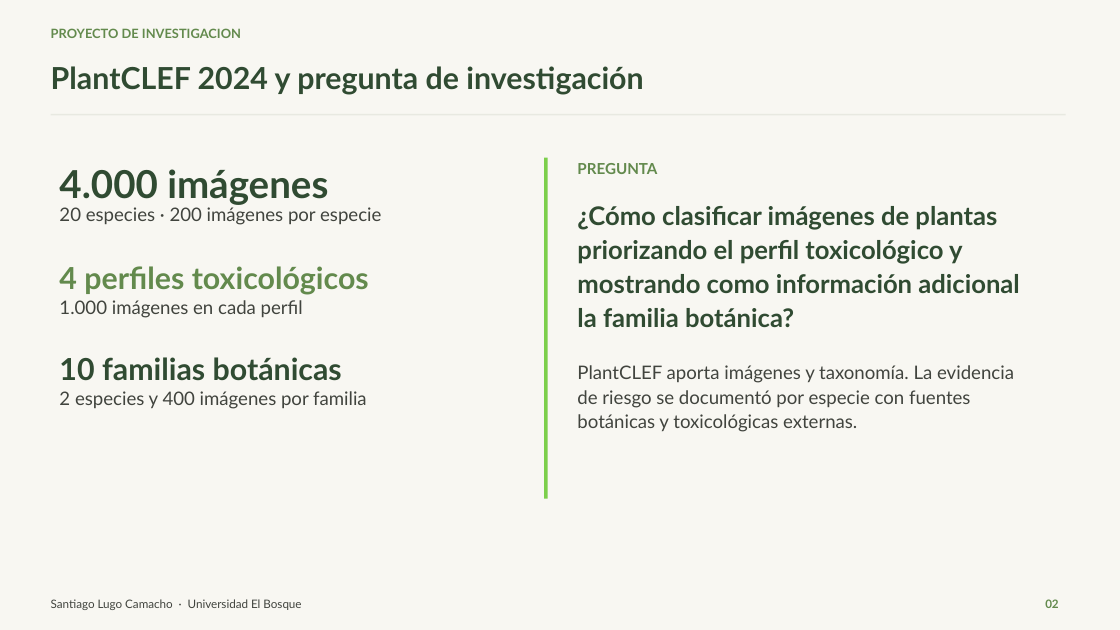
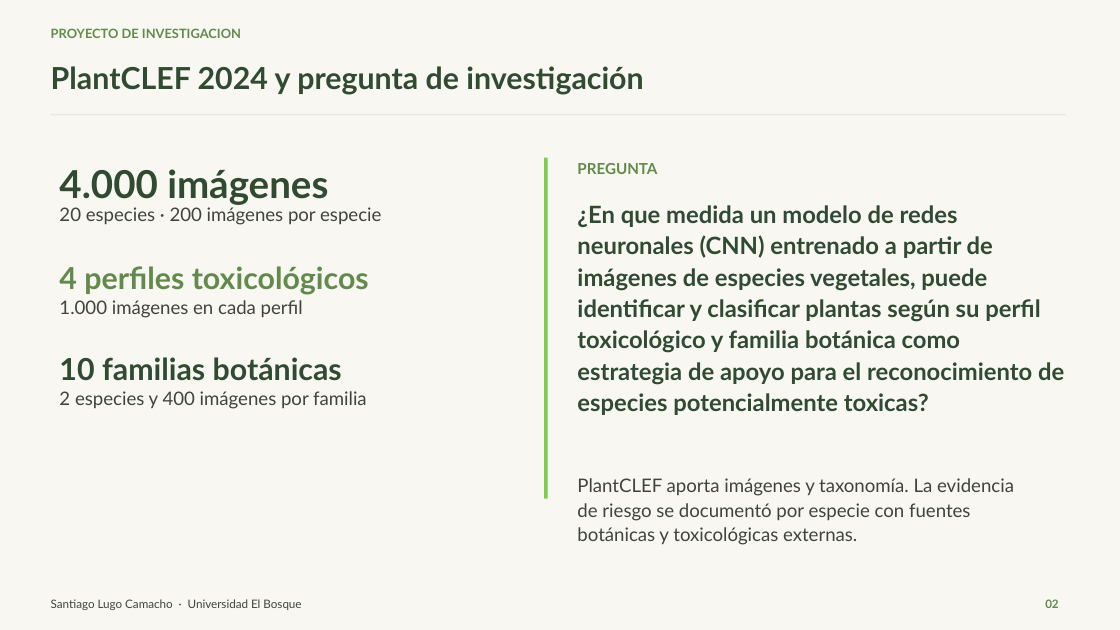
Before and after one commit to SantyLugo/Proyecto_Final_DL_Clasificador_Plantas, a slide deck: slide 2 of Presentacion_Final_PlantCLEF.pptx. Drawn at 1120x630 pixels with LibreOffice and Linux fonts; fonts in the diff are those of the drawing. Boxes give left, top, right and bottom in pixels: in the first picture for what was removed or moved away, otherwise in the second. Text is boxed around its words. In the diff, an @@ line names an element or a change of style, - is before the commit and + after.

```diff
--- a/Presentacion_Final_PlantCLEF.pptx
+++ b/Presentacion_Final_PlantCLEF.pptx
@@ text at [577, 205, 1064, 415]: text changed; size 22 to 20.4 pt @@
-¿Cómo clasificar imágenes de plantas priorizando el perfil toxicológico y mostrando como información adicional la familia botánica?
+¿En que medida un modelo de redes neuronales (CNN) entrenado a partir de imágenes de especies vegetales, puede identificar y clasificar plantas según su perfil toxicológico y familia botánica como estrategia de apoyo para el reconocimiento de especies potencialmente toxicas?
@@ text "PlantCLEF aporta imágenes y taxonomía. ...": place and size @@
-text "PlantCLEF aporta imágenes y taxonomía. ..." at [577, 365, 1014, 432]
+text "PlantCLEF aporta imágenes y taxonomía. ..." at [577, 478, 1014, 545]
```
Also in this commit, not shown: 3 other slides changed.
